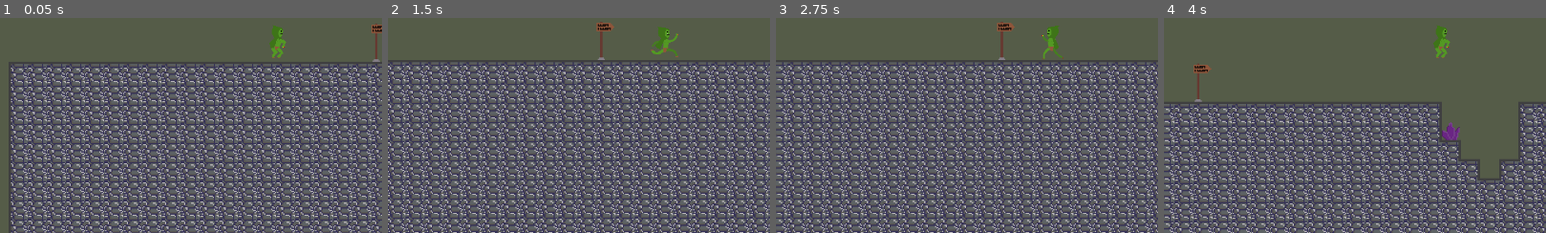
Above: before the commit, frames 1-4 (left to right).
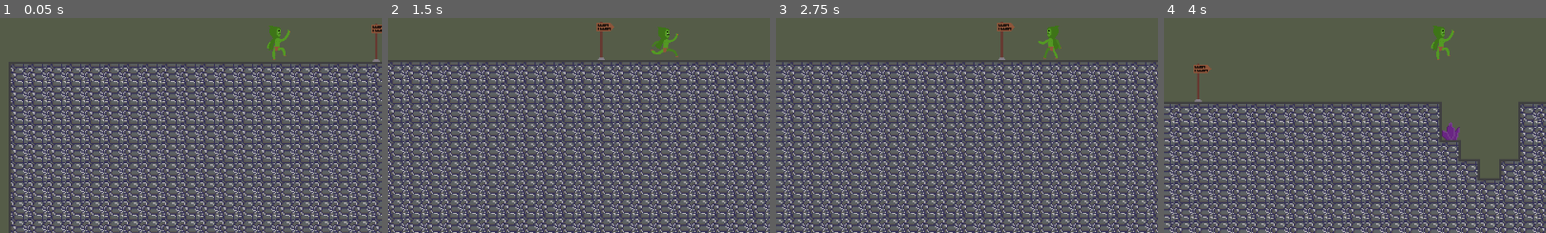
Above: after the commit, the same moments.

Repository: ryschneider/Grapple-Goblin
Game: Godot game, scene res://objects/Screen1.tscn
The game is run twice, just before and just after one commit, with the same random seed, the same clock (stepped at 60 frames per second) and the same inputs.
Inputs (mouse positions are % of the whole screen's width and height, from its top left):
- Up to frame 1 (0.05 s): no input
- Up to frame 2 (1.5 s): tap Enter at 0.5 s; move the mouse to (72, 45) at 0.52 s; hold D (move_right) from 0.53 s (still down); tap Space (jump) at 0.6, 0.77, 1.07 s; move the mouse to (30, 55) at 1.27 s; click (30, 55) at 1.35 s
- Up to frame 3 (2.75 s): tap Space (jump) at 1.52, 1.55, 1.82, 2.3 s; move the mouse to (60, 28) at 2.02 s; release D (move_right) at 2.03 s; hold A (move_left) from 2.03 s (still down); right-click (60, 28) at 2.1 s
- Up to frame 4 (4 s): move the mouse to (45, 70) at 2.77 s; release A (move_left) at 2.78 s; hold D (move_right) from 2.78 s (still down); tap Space (jump) at 2.85, 3.02, 3.32, 3.77, 3.8 s; move the mouse to (80, 65) at 3.52 s; click (80, 65) at 3.6 s
The pictures show only the part of the screen within x 14-64%, y 44-94%; the shares and areas given below are measured in that part.

The runs differ from the first frame. In frame 1, 0.3% of the frame differs, in the area x 70-76%, y 3-20%; in frame 2, nothing differs; in frame 3, 0.2%; in frame 4, 0.3%.

Commit message:
updated running and jumping animations

Diff:
--- a/objects/Player.tscn
+++ b/objects/Player.tscn
@@ -1,15 +1,17 @@
-[gd_scene load_steps=14 format=3 uid="uid://cdrym56evtx8a"]
+[gd_scene load_steps=16 format=3 uid="uid://cdrym56evtx8a"]
 
 [ext_resource type="Script" path="res://scripts/HookLine.gd" id="1_c28j3"]
 [ext_resource type="Script" path="res://scripts/Player.gd" id="1_xdg55"]
 [ext_resource type="Texture2D" uid="uid://gi4lvs8nagil" path="res://assets/Level/Goblin/Goblin-idle-right.png" id="2_hog5s"]
-[ext_resource type="Texture2D" uid="uid://domjlqbha65q3" path="res://assets/Level/Goblin/Goblin-crouch.png" id="3_dhs8w"]
 [ext_resource type="Script" path="res://scripts/Hook.gd" id="3_esycl"]
 [ext_resource type="Texture2D" uid="uid://bvm52vl45446i" path="res://assets/Level/Goblin/hook.png" id="4_4c58g"]
 [ext_resource type="Texture2D" uid="uid://bl4ofskdlqj3e" path="res://assets/Level/Goblin/Goblin-jump.png" id="4_77o05"]
-[ext_resource type="Texture2D" uid="uid://cii2o1pmagk4h" path="res://assets/Level/Goblin/Goblin-run-leftarm.png" id="4_pvpct"]
-[ext_resource type="Texture2D" uid="uid://btj00v2hjiigj" path="res://assets/Level/Goblin/Goblin-run-rightarm.png" id="5_q8sxy"]
+[ext_resource type="Texture2D" uid="uid://0xmoj35mt7vo" path="res://assets/Level/Goblin/Goblin-jumpstart.png" id="6_nymq0"]
+[ext_resource type="Texture2D" uid="uid://de51reotmp4ta" path="res://assets/Level/Goblin/Goblin-runfull-leftarm.png" id="8_3b2xx"]
+[ext_resource type="Texture2D" uid="uid://dtele23flyla8" path="res://assets/Level/Goblin/Goblin-runhalf-leftarm.png" id="9_63h7k"]
+[ext_resource type="Texture2D" uid="uid://dasef0456mmto" path="res://assets/Level/Goblin/Goblin-runhalf-rightarm.png" id="10_8gsm4"]
 [ext_resource type="AudioStream" uid="uid://cb2ol5n4fc13v" path="res://assets/SFX/jump.wav" id="10_w7btw"]
+[ext_resource type="Texture2D" uid="uid://cdg70tkaxw82b" path="res://assets/Level/Goblin/Goblin-runfull-rightarm.png" id="11_yd0kh"]
 
 [sub_resource type="CircleShape2D" id="CircleShape2D_kfyvr"]
 radius = 3.0
@@ -29,7 +31,7 @@
 }, {
 "frames": [{
 "duration": 1.0,
-"texture": ExtResource("3_dhs8w")
+"texture": ExtResource("6_nymq0")
 }, {
 "duration": 1.0,
 "texture": ExtResource("4_77o05")
@@ -49,13 +51,28 @@
 }, {
 "frames": [{
 "duration": 1.0,
-"texture": ExtResource("4_pvpct")
+"texture": ExtResource("8_3b2xx")
+}, {
+"duration": 1.0,
+"texture": ExtResource("9_63h7k")
 }, {
 "duration": 1.0,
 "texture": ExtResource("2_hog5s")
 }, {
 "duration": 1.0,
-"texture": ExtResource("5_q8sxy")
+"texture": ExtResource("10_8gsm4")
+}, {
+"duration": 1.0,
+"texture": ExtResource("11_yd0kh")
+}, {
+"duration": 1.0,
+"texture": ExtResource("10_8gsm4")
+}, {
+"duration": 1.0,
+"texture": ExtResource("2_hog5s")
+}, {
+"duration": 1.0,
+"texture": ExtResource("9_63h7k")
 }],
 "loop": true,
 "name": &"Run",
Binary file removed: assets/Level/Goblin/Goblin-run-leftarm.png
Binary file removed: assets/Level/Goblin/Goblin-run-rightarm.png
Binary file added: assets/Level/Goblin/Goblin-runfull-leftarm.png
Not shown, changed: assets/Level/Goblin/Goblin-runfull-leftarm.png.import
Binary file added: assets/Level/Goblin/Goblin-runfull-rightarm.png
Not shown, changed: assets/Level/Goblin/Goblin-runfull-rightarm.png.import
Binary file added: assets/Level/Goblin/Goblin-runhalf-leftarm.png
Not shown, added: assets/Level/Goblin/Goblin-runhalf-leftarm.png.import
Binary file added: assets/Level/Goblin/Goblin-runhalf-rightarm.png
Not shown, added: assets/Level/Goblin/Goblin-runhalf-rightarm.png.import
